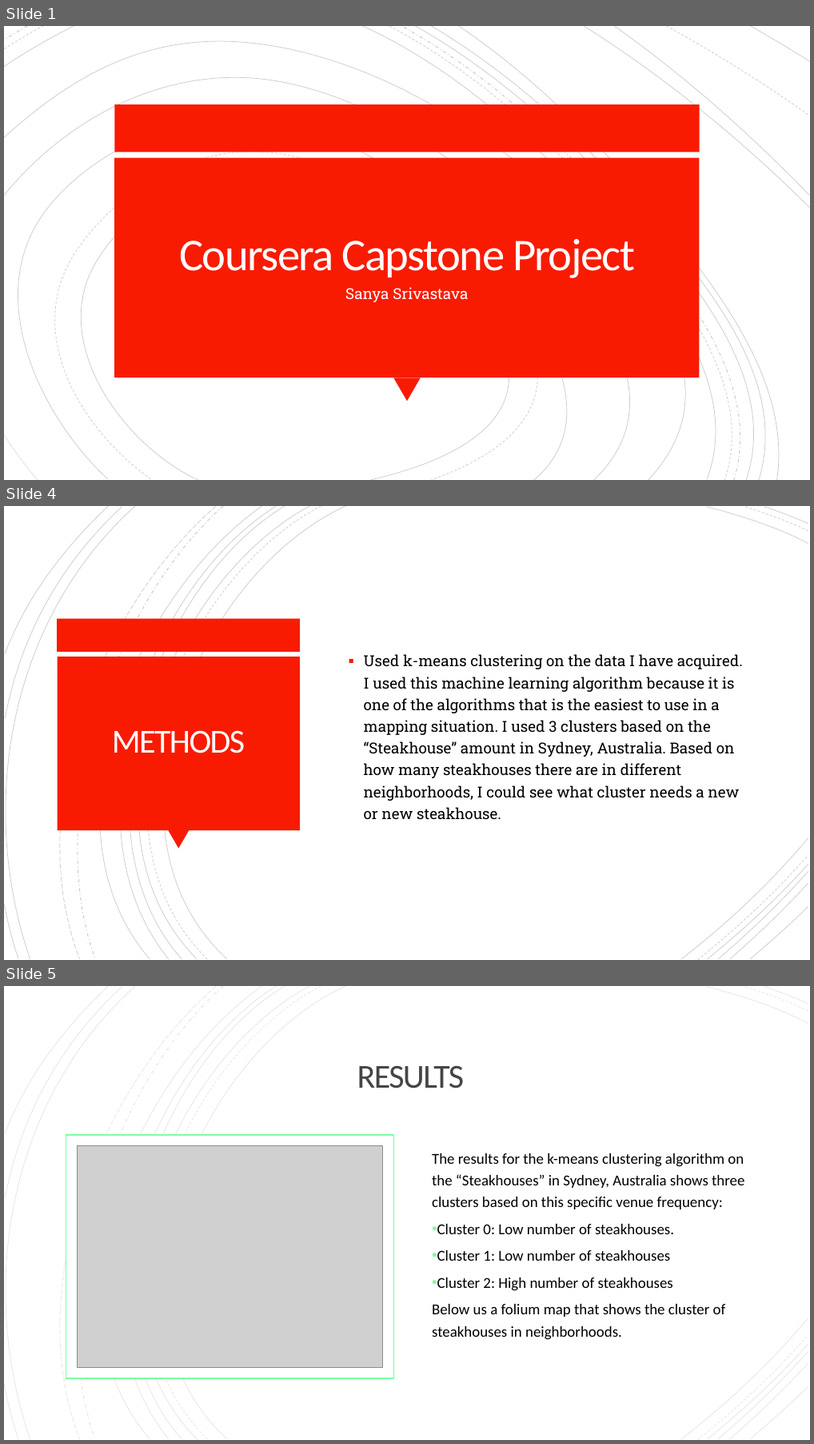
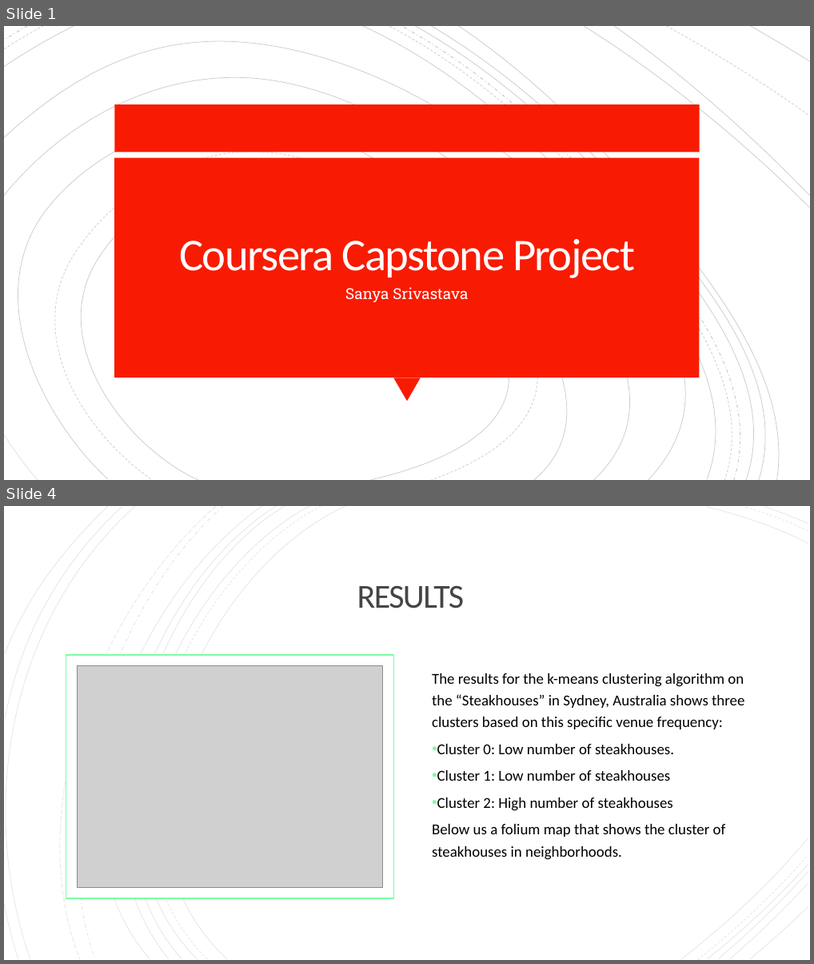
Before and after one commit to SsanyaS14/Steakhouses-Capstone, a slide deck: CAPSTONE PREZ.pptx. Shown one above the other, each under a label of ours: slides 1, 4 and 5 before the commit, slides 1 and 4 after it; the slides between them are not shown. The pictures are 814x1444 and 814x964 pixels, drawn with LibreOffice and Linux fonts; fonts in the diff are those of the drawing; grey boxes stand for pictures. Boxes give left, top, right and bottom in pixels: in the first picture for what was removed or moved away, otherwise in the second. Text is boxed around its words. In the diff, an @@ line names an element or a change of style, - is before the commit and + after.

```diff
--- a/CAPSTONE PREZ.pptx
+++ b/CAPSTONE PREZ.pptx
@@ slide 4 removed at (4, 506, 810, 960), background #FFFFFF; not listed: 18 template elements that a slide beside it also shows @@
@@ rectangle removed at (58, 619, 301, 652) @@
@@ rectangle removed at (58, 656, 300, 830) @@
@@ text removed at (364, 654, 743, 819) @@
-▪ Used k-means clustering on the data I have acquired. I used this machine learning algorithm because it is one of the algorithms that is the easiest to use in a mapping situation. I used 3 clusters based on the “Steakhouse” amount in Sydney, Australia. Based on how many steakhouses there are in different neighborhoods, I could see what cluster needs a new or new steakhouse.
@@ title removed at (112, 730, 245, 753) @@
-METHODS
@@ triangle removed at (168, 830, 189, 848) @@
@@ freeform shape removed at (682, 837, 809, 959) @@
@@ freeform shape removed at (708, 864, 809, 959) @@
@@ freeform shape removed at (718, 871, 809, 959) @@
@@ what was slide 5 is now slide 4 @@
```
Also in this commit, not shown: 2 slides changed, 1 other slide removed.
